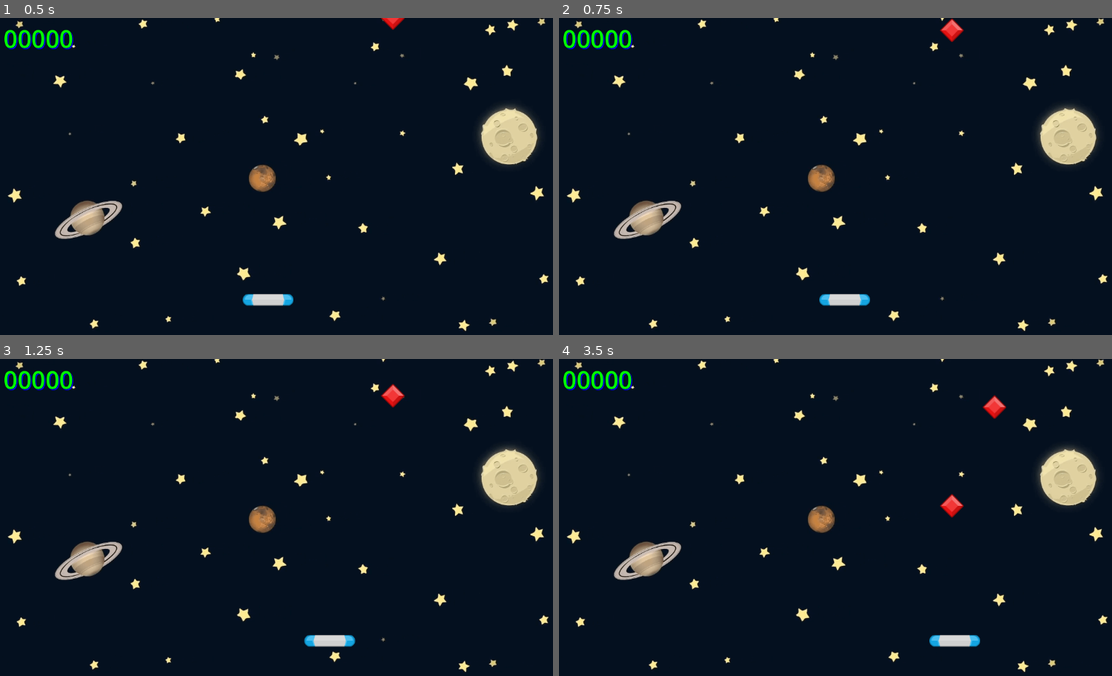
Above: before the commit, frames 1-4 (two rows, left to right).
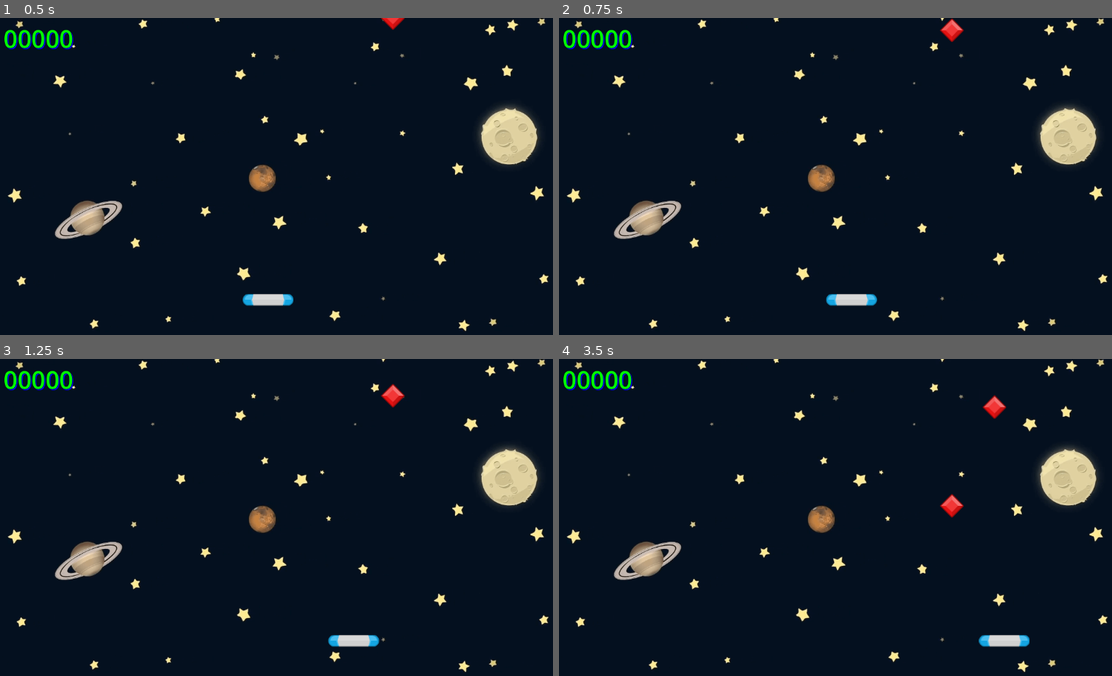
Above: after the commit, the same moments.

Repository: RafaZenitus/gemCatcher
Game: Godot game, scene res://scenes/game.tscn
Same seed, same stepped clock (60 frames per second), same inputs: the game is played once before the commit and once after it.
Inputs:
- Up to frame 1 (0.5 s): no input
- Up to frame 2 (0.75 s): tap Enter at 0.5 s; hold D (right) from 0.53 s (still down)
- Up to frame 3 (1.25 s): keep holding D (right)
- Up to frame 4 (3.5 s): release D (right) at 1.28 s; hold A (left) 1.28-2.03 s; hold D (right) from 2.03 s (still down)

Frame 1 is identical in both runs. In frame 2, 0.2% of the frame differs, in the area x 47-58%, y 87-91%; in frame 3, 0.5%; in frame 4, 0.7%, in the area x 66-86%, y 87-91%.

Commit message:
gameCompleted

Diff:
--- a/scenes/game.gd
+++ b/scenes/game.gd
@@ -1,10 +1,12 @@
 extends Node2D
+
+const EXPLODE = preload("res://assets/explode.wav") #preload & load
 
 @export var gem_scene: PackedScene
 
 @onready var label: Label = $Label #arrastar Label + cntrl
 @onready var timer: Timer = $Timer
-
+@onready var audio_stream_player_2d: AudioStreamPlayer2D = $AudioStreamPlayer2D
 
 var _score: int = 0
 
@@ -29,8 +31,14 @@
 	for child in get_children():
 		child.set_process(false)
 
+func play_dead() -> void:
+	audio_stream_player_2d.stop()
+	audio_stream_player_2d.stream = EXPLODE
+	audio_stream_player_2d.play()
+
 func game_over() -> void:
 	stop_all()
+	play_dead()
 
 func _on_timer_timeout() -> void:
 	spawn_gem()
@@ -40,4 +48,6 @@
 	_score += 1
 	#label.text = str(_score)
 	label.text = "%05d" % _score
+	audio_stream_player_2d.position = area.position
+	audio_stream_player_2d.play()
 	area.queue_free()
--- a/scenes/game.tscn
+++ b/scenes/game.tscn
@@ -1,9 +1,11 @@
-[gd_scene load_steps=5 format=3 uid="uid://bdrbs6apvbx3s"]
+[gd_scene load_steps=7 format=3 uid="uid://bdrbs6apvbx3s"]
 
 [ext_resource type="Script" path="res://scenes/game.gd" id="1_m18ec"]
 [ext_resource type="Texture2D" uid="uid://d1kb000vogrco" path="res://assets/GameBg.png" id="1_qnmr6"]
 [ext_resource type="PackedScene" uid="uid://fbb6t8h55h7c" path="res://scenes/paddle.tscn" id="2_2leix"]
 [ext_resource type="PackedScene" uid="uid://csc4xxvptq4oe" path="res://scenes/gem.tscn" id="3_0if00"]
+[ext_resource type="AudioStream" uid="uid://cpbuwftnen534" path="res://assets/bgm_action_5.mp3" id="5_jvsfg"]
+[ext_resource type="AudioStream" uid="uid://c0s8f2btems6g" path="res://assets/spell1_0.wav" id="6_5cjdu"]
 
 [node name="Game" type="Node2D"]
 script = ExtResource("1_m18ec")
@@ -16,6 +18,7 @@
 
 [node name="Paddle" parent="." instance=ExtResource("2_2leix")]
 position = Vector2(549, 576)
+speed = 250.0
 
 [node name="Timer" type="Timer" parent="."]
 wait_time = 2.0
@@ -35,5 +38,13 @@
 theme_override_font_sizes/font_size = 50
 text = "00000"
 
+[node name="AudioStreamPlayer" type="AudioStreamPlayer" parent="."]
+stream = ExtResource("5_jvsfg")
+volume_db = -15.0
+autoplay = true
+
+[node name="AudioStreamPlayer2D" type="AudioStreamPlayer2D" parent="."]
+stream = ExtResource("6_5cjdu")
+
 [connection signal="area_entered" from="Paddle" to="." method="_on_paddle_area_entered"]
 [connection signal="timeout" from="Timer" to="." method="_on_timer_timeout"]
Not shown, changed: assets/bgm_action_5.mp3.import
